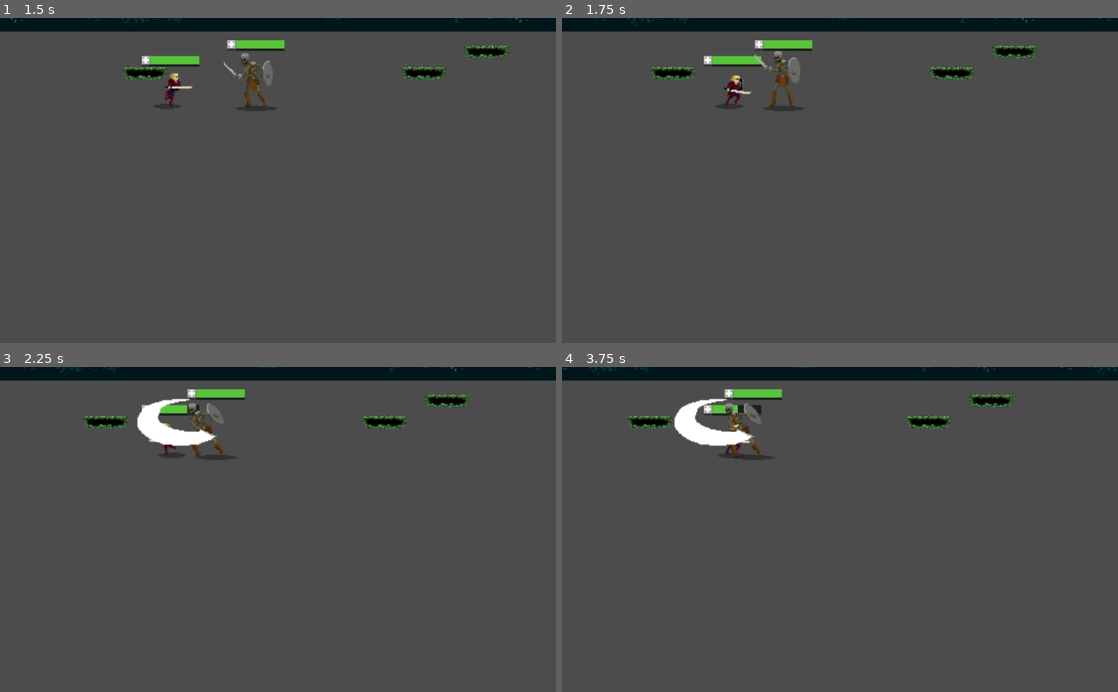
Above: before the commit, frames 1-4 (two rows, left to right).
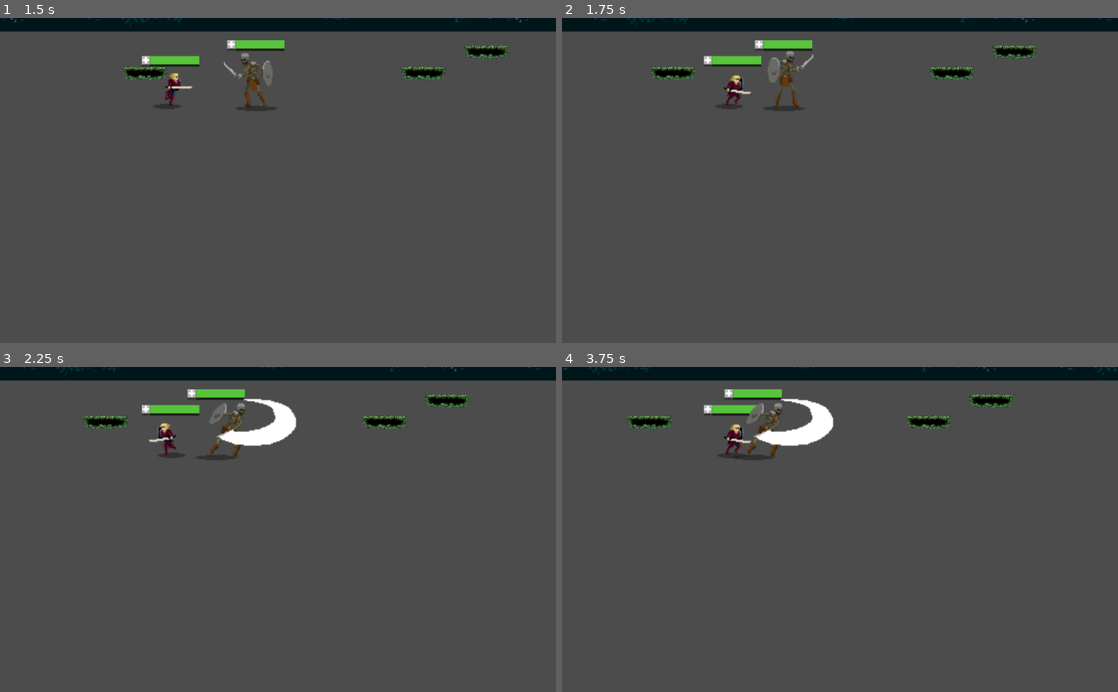
Above: after the commit, the same moments.

Repository: awrenn/moonshot
Game: Godot game, scene res://MainMenu/MainMenu.tscn
The game is run twice, just before and just after one commit, with the same random seed, the same clock (stepped at 60 frames per second) and the same inputs.
Inputs:
- Up to frame 1 (1.5 s): tap Enter (ui_accept) at 0.5, 0.77 s; hold Right (ui_right) from 0.53 s (still down)
- Up to frame 2 (1.75 s): keep holding Right (ui_right); tap Enter (ui_accept) at 1.52 s
- Up to frame 3 (2.25 s): release Right (ui_right) at 2.03 s; hold Left (ui_left) from 2.03 s (still down)
- Up to frame 4 (3.75 s): release Left (ui_left) at 2.78 s; hold Right (ui_right) from 2.78 s (still down); tap Enter (ui_accept) at 3.02 s

Frame 1 is identical in both runs. In frame 2, 0.6% of the frame differs, in the area x 34-46%, y 10-28%; in frame 3, 2.4%; in frame 4, 2.4%, in the area x 20-49%, y 9-28%.

Commit message:
Use flip_h instead of scale = -1 in order to spin the sprite around

Diff:
--- a/Character/Enemy/Skeleton/Skeleton.gd
+++ b/Character/Enemy/Skeleton/Skeleton.gd
@@ -45,19 +45,13 @@
 
 		states.ATTACK:
 			target = player.position
-			if target.x > position.x:
-				$Position2D/Body.scale.x = 1
-			elif target.x < position.x:
-				$Position2D/Body.scale.x = -1
+			$Position2D/Body.flip_h = target.x < position.x
 			anim_state.travel("attack")
 
 func _physics_process(delta):
 	choose_action()
 
-	if velocity.x > 0:
-		$Position2D/Body.scale.x = 1
-	elif velocity.x < 0:
-		$Position2D/Body.scale.x = -1
+	$Position2D/Body.flip_h = velocity.x < 0
 
 	if velocity.length() > 0:
 		anim_state.travel("walk")
